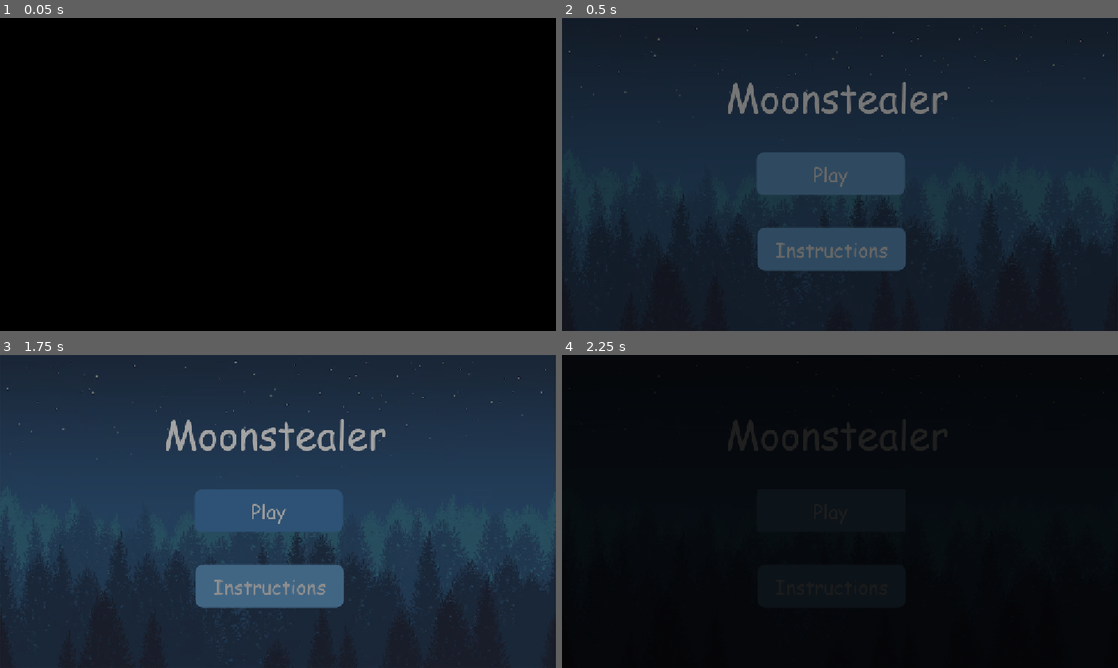
Above: before the commit, frames 1-4 (two rows, left to right).
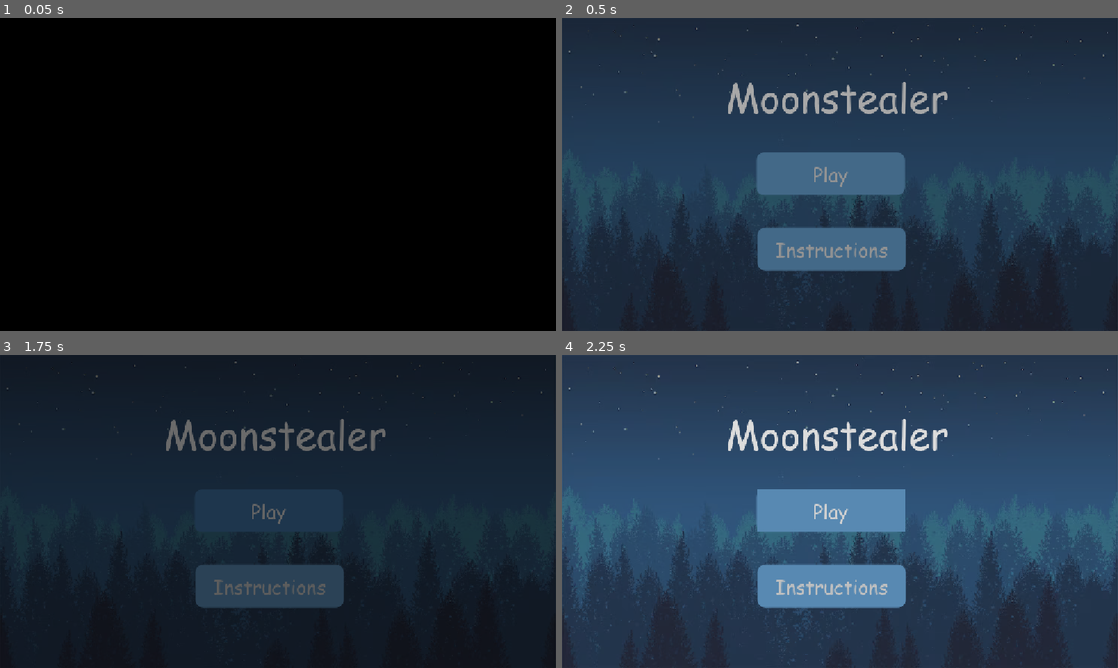
Above: after the commit, the same moments.

Repository: insertnewusername/moon-stealer
Game: Godot game, scene res://Scenes/startup.tscn
Same seed, same stepped clock (60 frames per second), same inputs: the game is played once before the commit and once after it. Sound files missing from this copy of the repository are replaced by a short silence.
Inputs (mouse positions are in pixels of both pictures, inside the frame that each line leads up to):
- Up to frame 1 (0.05 s): no input
- Up to frame 2 (0.5 s): no input
- Up to frame 3 (1.75 s): click "Play" at 0.5 s; click "Play" at 1.25 s
- Up to frame 4 (2.25 s): tap Enter (ui_accept) at 2 s; move the mouse to (962, 495) at 2.02 s; hold Right (ui_right) from 2.03 s (still down); tap Space (attack) at 2.1 s; click (962, 495) at 2.17 s

Frame 1 is identical in both runs. In frame 2, 35% of the frame differs, in the area x 0-100%, y 2-92%; in frame 3, 52%; in frame 4, 100%, in the area x 0-100%, y 0-100%.

Commit message:
shorter transition screen time

Diff:
--- a/Scenes/transitionscreen.tscn
+++ b/Scenes/transitionscreen.tscn
@@ -17,7 +17,7 @@
 
 [sub_resource type="Animation" id="Animation_3xu1f"]
 resource_name = "fade_in"
-length = 1.0333333
+length = 0.75
 tracks/0/type = "value"
 tracks/0/imported = false
 tracks/0/enabled = true
@@ -25,7 +25,7 @@
 tracks/0/interp = 1
 tracks/0/loop_wrap = true
 tracks/0/keys = {
-"times": PackedFloat32Array(0.06666666, 1.0333333),
+"times": PackedFloat32Array(0.06666666, 0.6666667),
 "transitions": PackedFloat32Array(1, 1),
 "update": 0,
 "values": [Color(0, 0, 0, 0), Color(0, 0, 0, 1)]
@@ -33,6 +33,7 @@
 
 [sub_resource type="Animation" id="Animation_di1s8"]
 resource_name = "fade_out"
+length = 0.75
 tracks/0/type = "value"
 tracks/0/imported = false
 tracks/0/enabled = true
@@ -40,7 +41,7 @@
 tracks/0/interp = 1
 tracks/0/loop_wrap = true
 tracks/0/keys = {
-"times": PackedFloat32Array(0.06666666, 0.96666664),
+"times": PackedFloat32Array(0.06666666, 0.7),
 "transitions": PackedFloat32Array(1, 1),
 "update": 0,
 "values": [Color(0, 0, 0, 1), Color(0, 0, 0, 0)]
